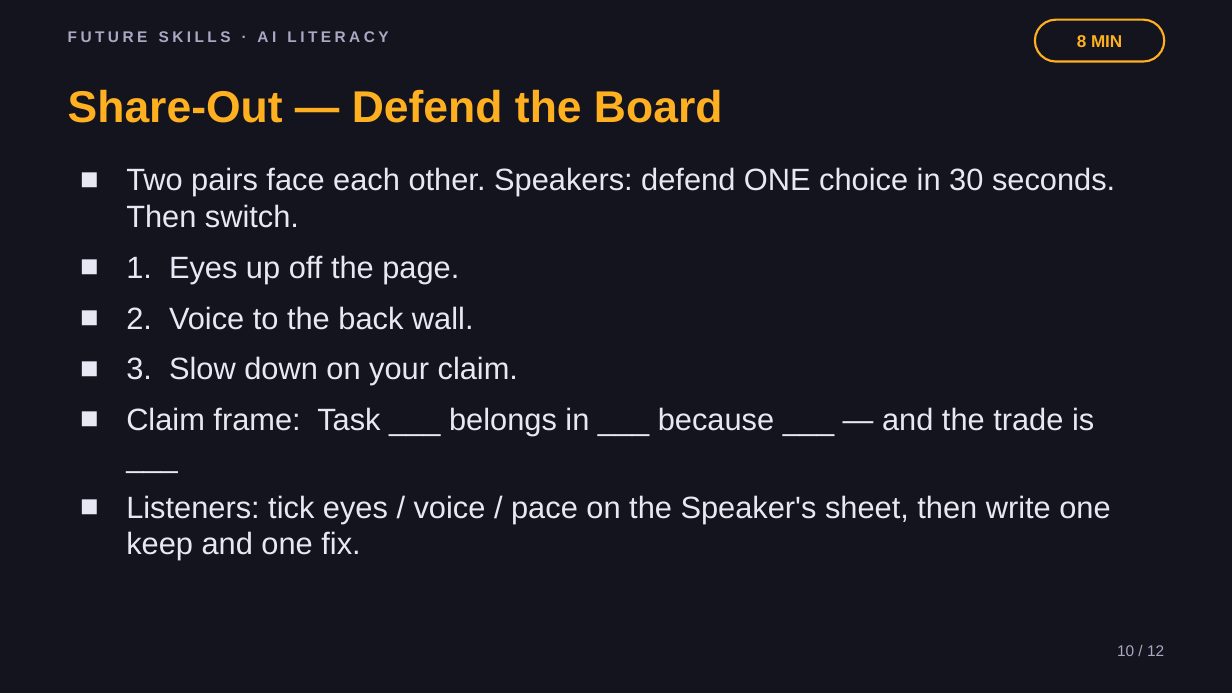
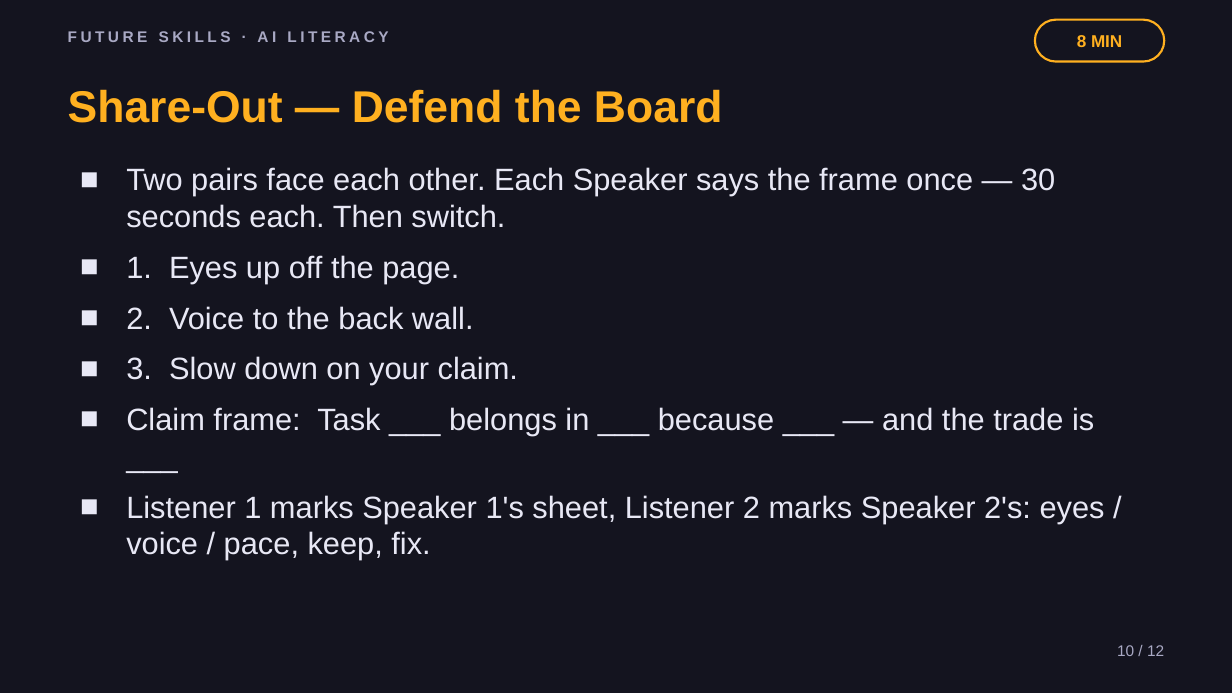
Before and after one commit to phiunit/tptphi, a slide deck: slide 10 of products/ai-boring-work/dist/Robots Do the Boring Work - Slides.pptx. Drawn at 1232x693 pixels with LibreOffice and Linux fonts; fonts in the diff are those of the drawing. Boxes give left, top, right and bottom in pixels: in the first picture for what was removed or moved away, otherwise in the second. Text is boxed around its words. In the diff, an @@ line names an element or a change of style, - is before the commit and + after.

```diff
--- a/products/ai-boring-work/dist/Robots Do the Boring Work - Slides.pptx
+++ b/products/ai-boring-work/dist/Robots Do the Boring Work - Slides.pptx
@@ text at box(126, 167, 1055, 228): text changed @@
-■ Two pairs face each other. Speakers: defend ONE choice in 30 seconds. Then switch.
+■ Two pairs face each other. Each Speaker says the frame once — 30 seconds each. Then switch.
@@ text at box(126, 495, 1105, 560): text changed @@
-■ Listeners: tick eyes / voice / pace on the Speaker's sheet, then write one keep and one fix.
+■ Listener 1 marks Speaker 1's sheet, Listener 2 marks Speaker 2's: eyes / voice / pace, keep, fix.
```
Also in this commit, not shown: 2 other slides changed, 46 other files.
